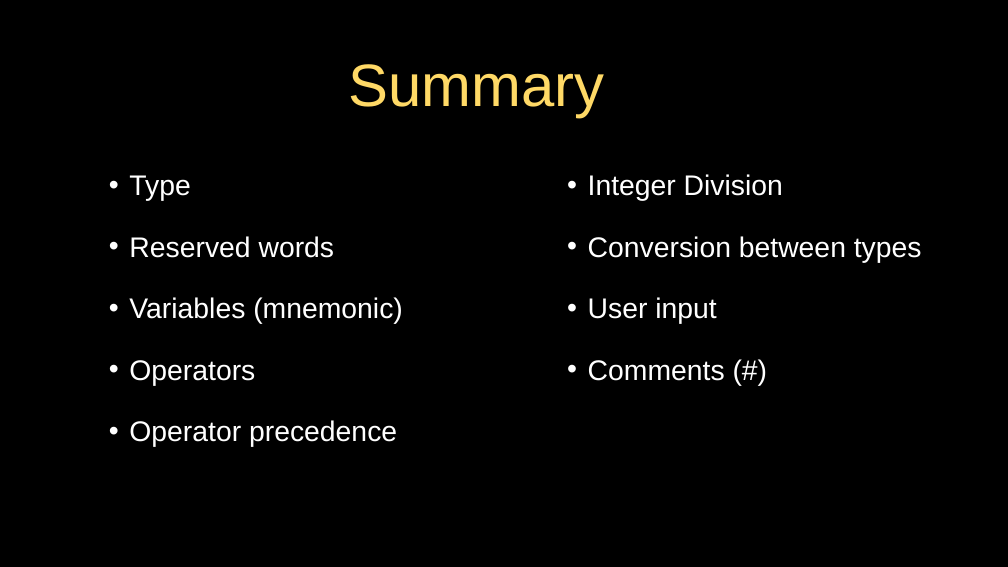
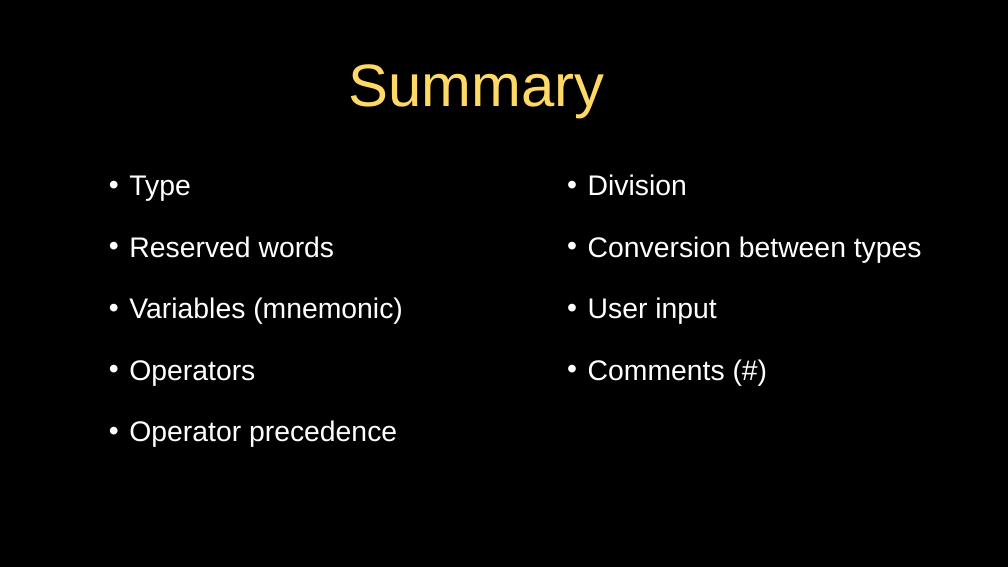
Before and after one commit to csev/py4e, a slide deck: slide 34 of lectures3/Pythonlearn-02-Expressions.pptx (slide 32 before the commit). Drawn at 1008x567 pixels with LibreOffice and Linux fonts; fonts in the diff are those of the drawing. Boxes give left, top, right and bottom in pixels: in the first picture for what was removed or moved away, otherwise in the second. Text is boxed around its words. In the diff, an @@ line names an element or a change of style, - is before the commit and + after.

Commit message:
issue-480: Add floor division to 02-Expressions slide deck.

```diff
--- a/lectures3/Pythonlearn-02-Expressions.pptx
+++ b/lectures3/Pythonlearn-02-Expressions.pptx
@@ text at <box>588,174,687,196</box>: text changed @@
-• Integer Division
+• Division
```
Also in this commit, not shown: 29 other slides changed, 2 slides added, 1 other file.
